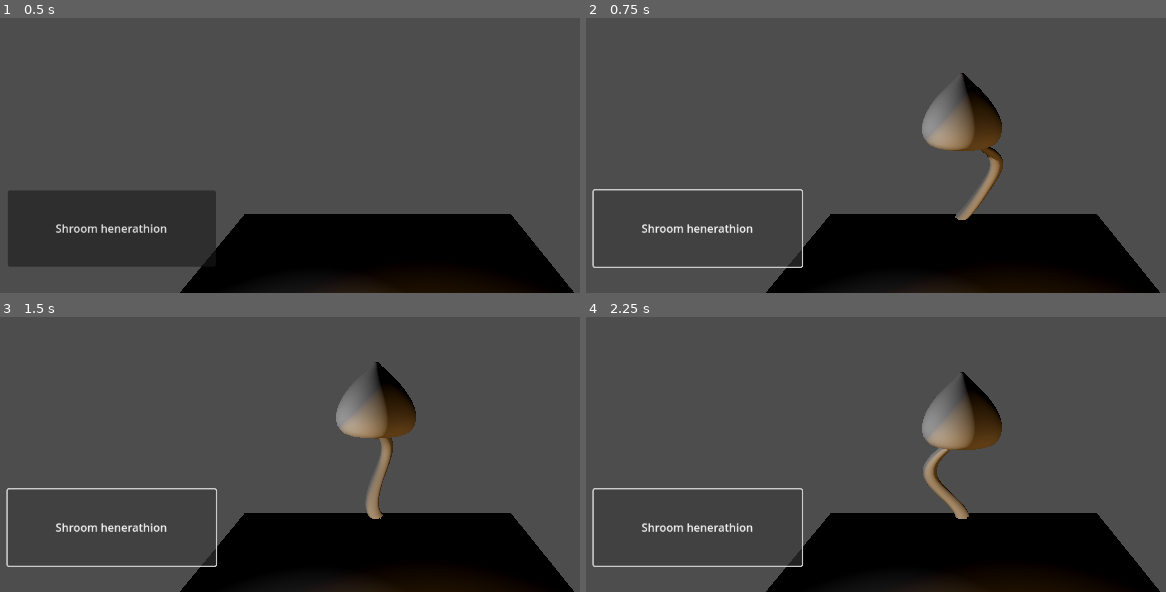
Above: before the commit, frames 1-4 (two rows, left to right).
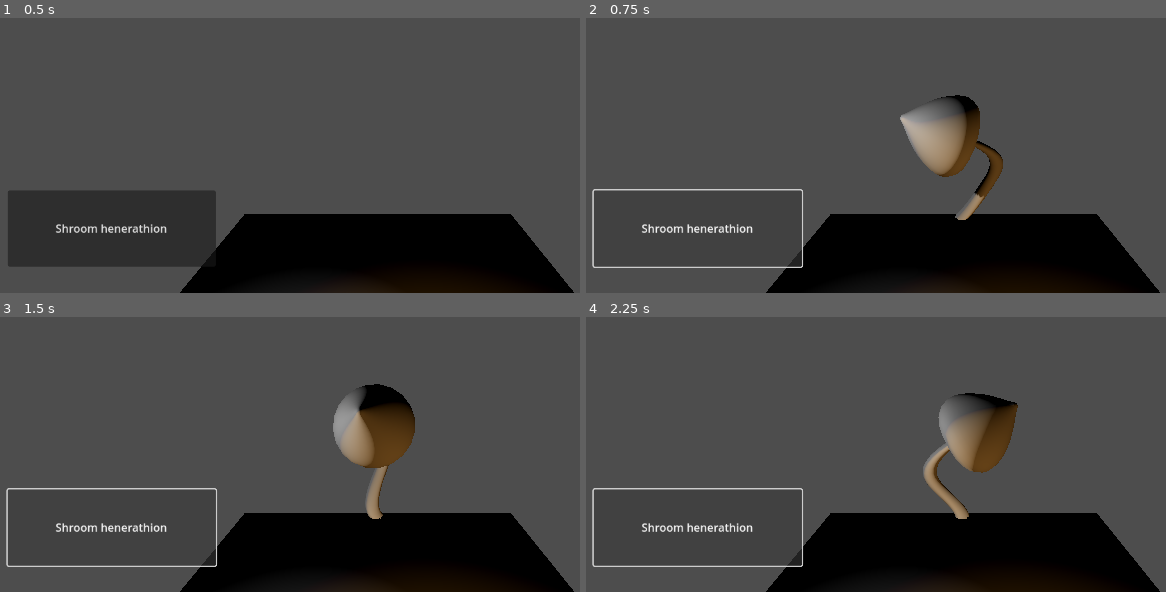
Above: after the commit, the same moments.

Repository: avvvis/shroom-game
Game: Godot game, scene res://Levels/Mock/grzyb.tscn
Same seed, same stepped clock (60 frames per second), same inputs: the game is played once before the commit and once after it.
Inputs:
- Up to frame 1 (0.5 s): no input
- Up to frame 2 (0.75 s): click "Shroom henerathion" at 0.5 s
- Up to frame 3 (1.5 s): click "Shroom henerathion" at 1.25 s
- Up to frame 4 (2.25 s): click "Shroom henerathion" at 2 s

Frame 1 is identical in both runs. In frame 2, 3.1% of the frame differs, in the area x 54-72%, y 20-66%; in frame 3, 2.6%; in frame 4, 2.4%.

Commit message:
Now cap rotates to fit the stem

Diff:
--- a/Levels/Mock/grzyb.tscn
+++ b/Levels/Mock/grzyb.tscn
@@ -1,8 +1,7 @@
-[gd_scene load_steps=4 format=3 uid="uid://dfuijhxr1f3uc"]
+[gd_scene load_steps=3 format=3 uid="uid://dfuijhxr1f3uc"]
 
 [ext_resource type="Script" uid="uid://bsv6utl6848fn" path="res://Levels/Mock/grzyb.gd" id="1_aprth"]
 [ext_resource type="Script" uid="uid://cutb1wxt5qft4" path="res://ParametricMeshing/ShroomShape/ShroomShape.gd" id="3_4qdbg"]
-[ext_resource type="ArrayMesh" path="res://ParametricMeshing/saved/2025-03-15T17:31:23.res" id="4_xty2h"]
 
 [node name="Node3D" type="Node3D"]
 script = ExtResource("1_aprth")
@@ -44,7 +43,6 @@
 
 [node name="LastGribPreview" type="MeshInstance3D" parent="."]
 transform = Transform3D(1, 0, 0, 0, 0.994852, 0.101334, 0, -0.101334, 0.994852, 0.71918, 0.440454, 0.739001)
-mesh = ExtResource("4_xty2h")
 
 [node name="ShroomShape" type="Node3D" parent="."]
 script = ExtResource("3_4qdbg")
--- a/ParametricMeshing/ShroomShape/Cap.gd
+++ b/ParametricMeshing/ShroomShape/Cap.gd
@@ -1,5 +1,3 @@
 extends ParametricSolid
+## Cap ought to have the attachment point precisely at (0.0, 0.0, 0.0)
 class_name Cap
-
-func get_cap_origin() -> Vector3:
-	return Vector3(0.0, 0.0, 0.0)
--- a/ParametricMeshing/ShroomShape/Caps/BezierCap.gd
+++ b/ParametricMeshing/ShroomShape/Caps/BezierCap.gd
@@ -6,12 +6,11 @@
 		seed(c_seed)
 
 	_bezier_points = [Vector2(0.0, 0.0), Vector2(0.1, 0.0), Vector2(-0.1, -0.1), Vector2(0.7, -0.3), Vector2(0.3, -0.6), Vector2(0.8, -0.7), Vector2(0.4, -1.0)]
+	for point in range(_bezier_points.size()):
+		_bezier_points[point] -= Vector2(0.0, _bezier_points[-1].y + 0.1)
 
 func get_value_at(parameter :float, angle :float):
 	if (parameter == 0.0):
 		return Vector3(0.0, _bezier_points.back().y, 0.0)
 	var cap_point_rotational = _get_bezier(parameter)
 	return Vector3(cap_point_rotational.x * cos(angle), cap_point_rotational.y, cap_point_rotational.x * sin(angle))
-
-func get_cap_origin():
-	return Vector3(0.0, _bezier_points[-1].y * 0.9, 0.0)
--- a/ParametricMeshing/ShroomShape/ShroomShape.gd
+++ b/ParametricMeshing/ShroomShape/ShroomShape.gd
@@ -31,20 +31,19 @@
 
 	var cap_mesh = ParametricPolarMesher.get_mesh(_cap)
 	var leg_mesh = ParametricPolarMesher.get_mesh(_leg)
-	var cap_to_leg_translation = _leg.get_cap_origin() - _cap.get_cap_origin()
+	var cap_to_leg_translation = _leg.get_cap_origin()
 	var cap_to_leg_rotation = _leg.get_cap_direction()
 
 	var cap_mesh_instance = MeshInstance3D.new()
 	cap_mesh_instance.name = _cap_mesh_name
 	cap_mesh_instance.mesh = cap_mesh
-	cap_mesh_instance.transform.origin = _cap.get_cap_origin()
 
 	var leg_mesh_instance = MeshInstance3D.new()
 	leg_mesh_instance.name = _leg_mesh_name
 	leg_mesh_instance.mesh = leg_mesh
 
 	cap_mesh_instance.position = cap_to_leg_translation
-	#cap_mesh_instance.transform.rotated_local(Vector3(cap_to_leg_rotation.x, 0.0, cap_to_leg_rotation.z), cap_to_leg_rotation.y)
+	cap_mesh_instance.rotate(Vector3(0.0, 1.0, 0.0).cross(cap_to_leg_rotation).normalized(), acos(cap_to_leg_rotation.y))
 
 	add_child(cap_mesh_instance)
 	add_child(leg_mesh_instance)
